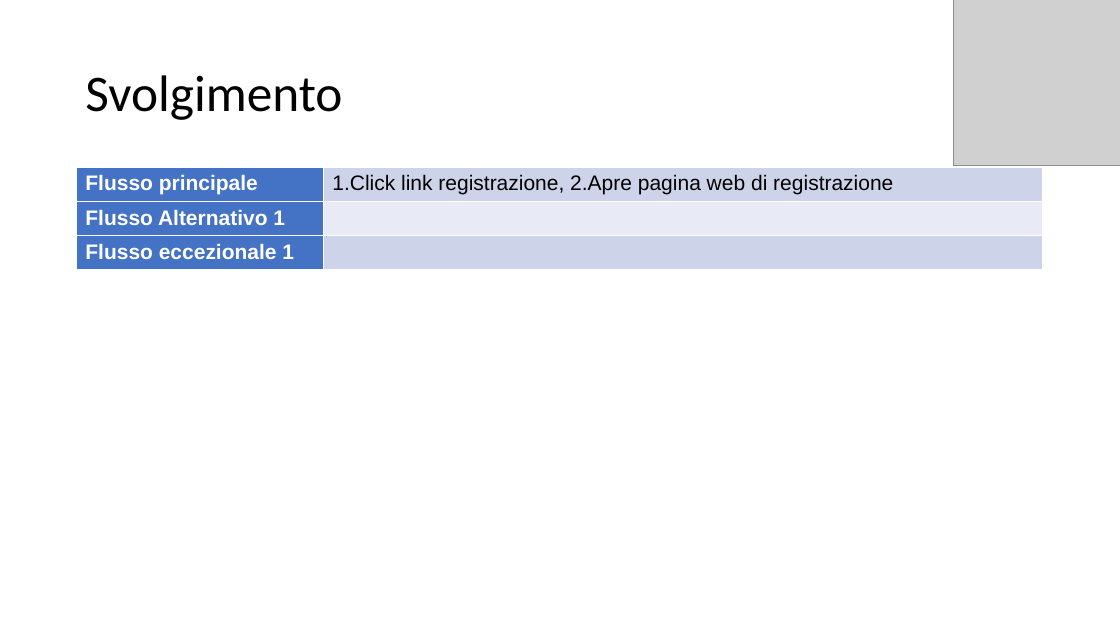
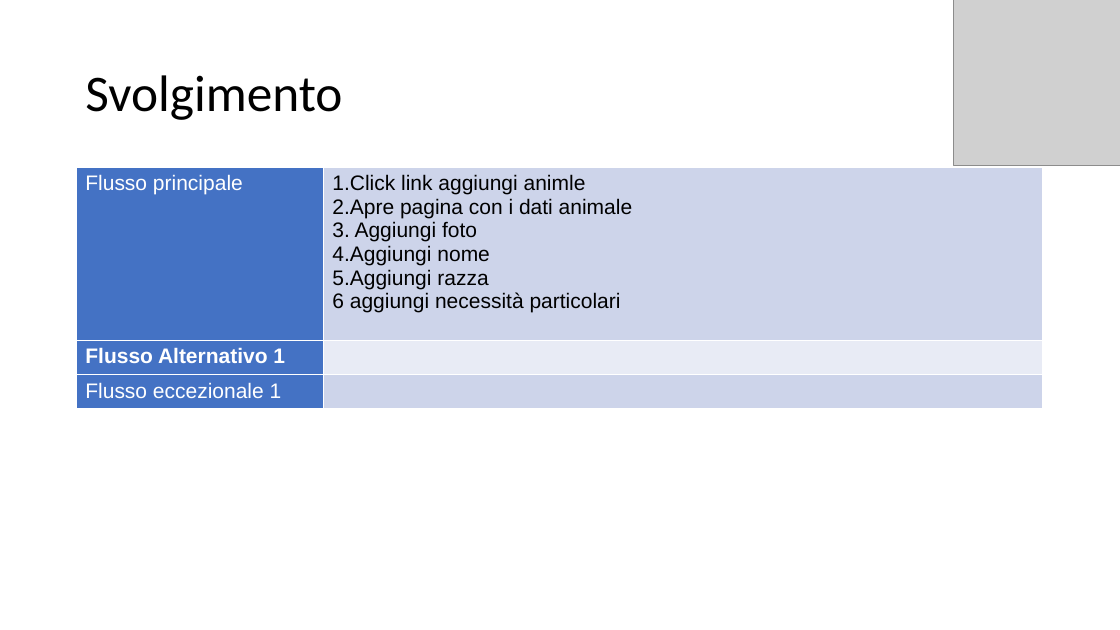
Before and after one commit to itsar19-20/pet, a slide deck: slide 4 of docs/useCaseTemplate/UseCase 17_InserisceDatiAnimale_Proprietrio.pptx. Drawn at 1120x630 pixels with LibreOffice and Linux fonts; fonts in the diff are those of the drawing; grey boxes stand for pictures. Boxes give left, top, right and bottom in pixels: in the first picture for what was removed or moved away, otherwise in the second. Text is boxed around its words. In the diff, an @@ line names an element or a change of style, - is before the commit and + after.

```diff
--- a/docs/useCaseTemplate/UseCase 17_InserisceDatiAnimale_Proprietrio.pptx
+++ b/docs/useCaseTemplate/UseCase 17_InserisceDatiAnimale_Proprietrio.pptx
@@ table at [77, 168, 1044, 444] @@
-row 1, column 2: 1.Click link registrazione, 2.Apre pagina web di registrazione
+row 1, column 2: 1.Click link aggiungi animle / 2.Apre pagina con i dati animale / 3. Aggiungi foto / 4.Aggiungi nome / 5.Aggiungi razza / 6 aggiungi necessità particolari
```
Also in this commit, not shown: 2 other slides changed, 5 other files.
